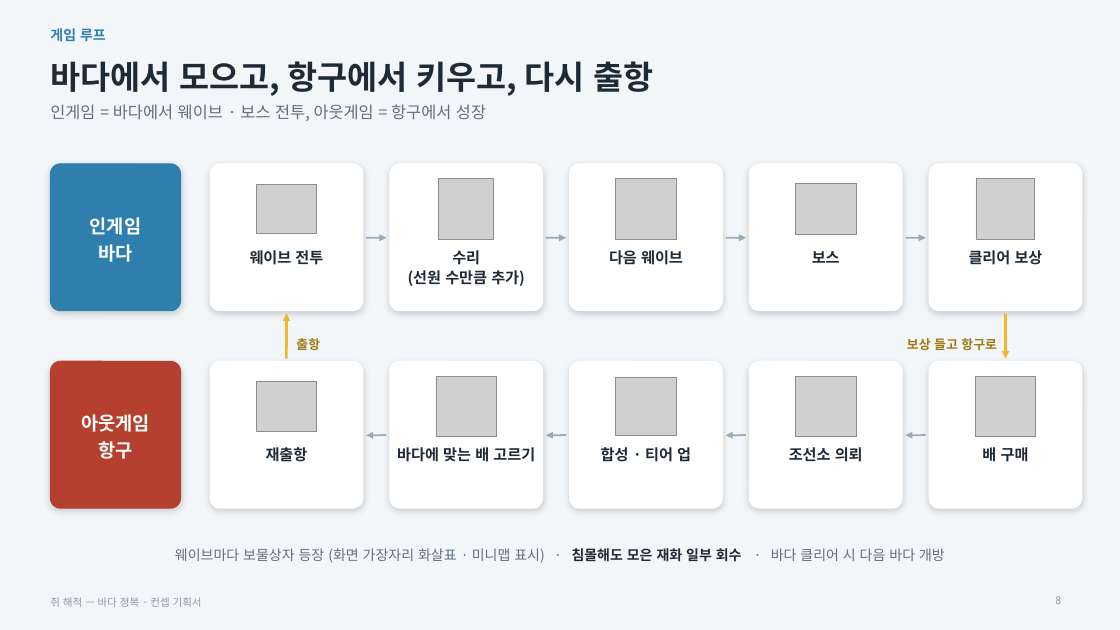
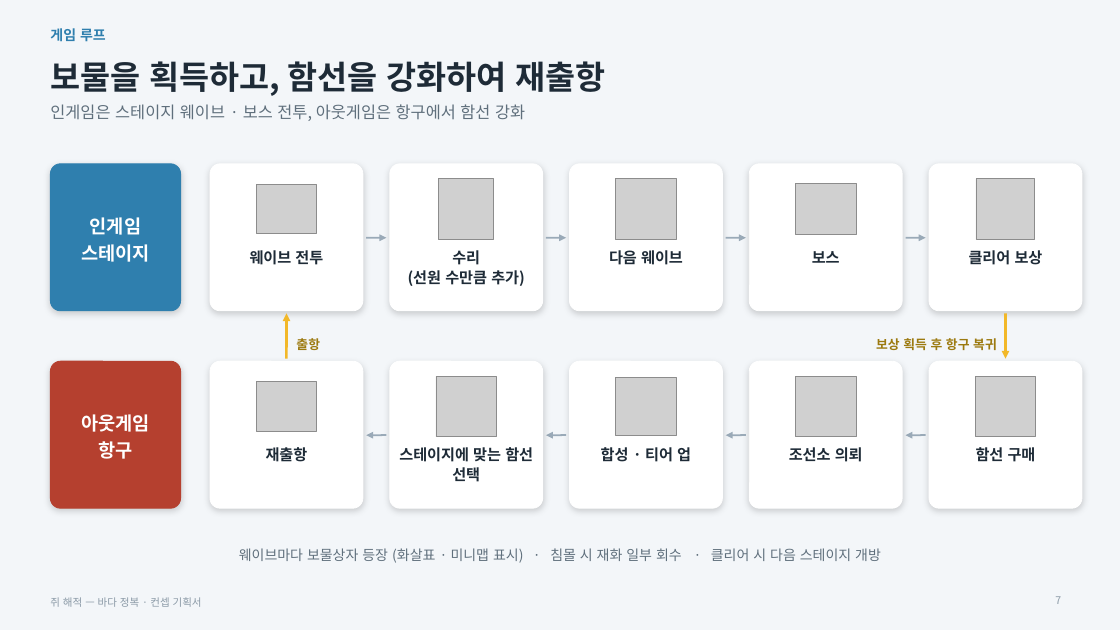
Before and after one commit to inory16351/RatPlain, a slide deck: slide 7 of Pirat_Plan/쥐해적_컨셉기획서.pptx (slide 8 before the commit). Drawn at 1120x630 pixels with LibreOffice and Linux fonts; fonts in the diff are those of the drawing; grey boxes stand for pictures. Boxes give left, top, right and bottom in pixels: in the first picture for what was removed or moved away, otherwise in the second. Text is boxed around its words. In the diff, an @@ line names an element or a change of style, - is before the commit and + after.

```diff
--- a/Pirat_Plan/쥐해적_컨셉기획서.pptx
+++ b/Pirat_Plan/쥐해적_컨셉기획서.pptx
@@ title at [50,61,606,96]: text changed @@
-바다에서 모으고, 항구에서 키우고, 다시 출항
+보물을 획득하고, 함선을 강화하여 재출항
@@ text at [50,104,525,121]: text changed @@
-인게임 = 바다에서 웨이브 · 보스 전투, 아웃게임 = 항구에서 성장
+인게임은 스테이지 웨이브 · 보스 전투, 아웃게임은 항구에서 함선 강화
@@ text at [81,244,149,262]: text changed @@
-바다
+스테이지
@@ text at [876,338,997,350]: text changed @@
-보상 들고 항구로
+보상 획득 후 항구 복귀
@@ text at [399,447,533,482]: text changed @@
-바다에 맞는 배 고르기
+스테이지에 맞는 함선 선택
@@ text at [976,447,1036,462]: text changed @@
-배 구매
+함선 구매
@@ text at [239,548,881,563]: text changed @@
-웨이브마다 보물상자 등장 (화면 가장자리 화살표 · 미니맵 표시) · 침몰해도 모은 재화 일부 회수 · 바다 클리어 시 다음 바다 개방
+웨이브마다 보물상자 등장 (화살표 · 미니맵 표시) · 침몰 시 재화 일부 회수 · 클리어 시 다음 스테이지 개방
@@ page number at [1055,596,1061,604]: text changed @@
-8
+7
```
Also in this commit, not shown: 16 other slides changed, 1 slide removed, 1 other file.
